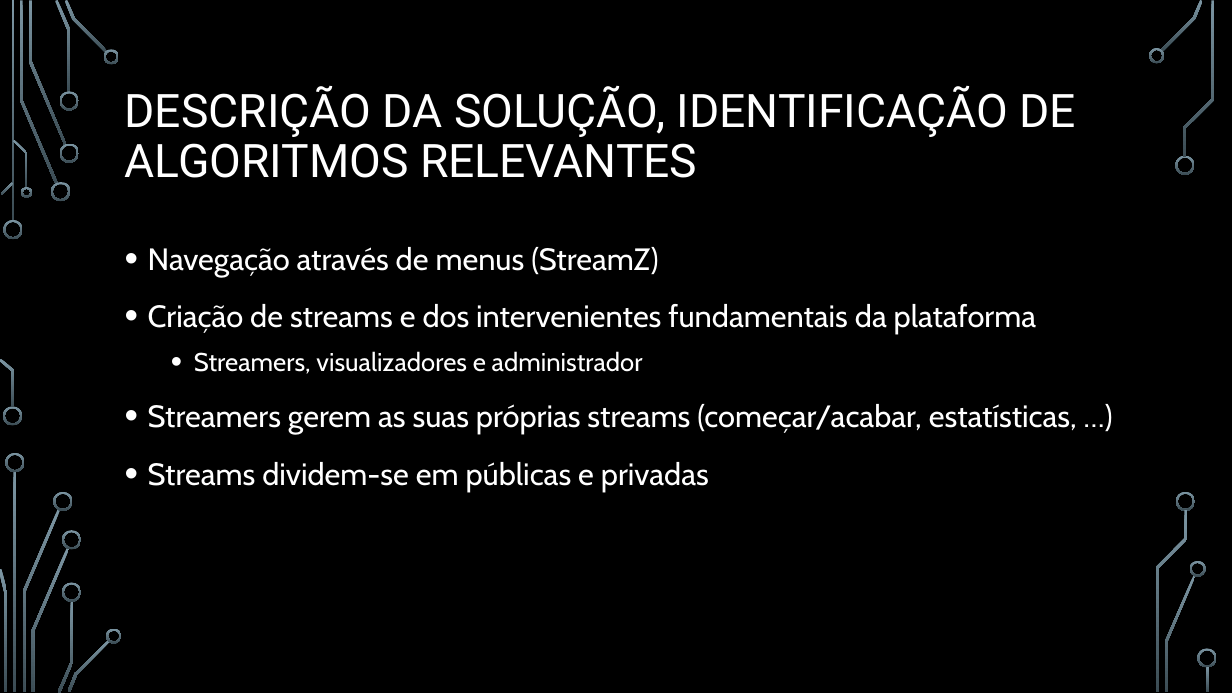
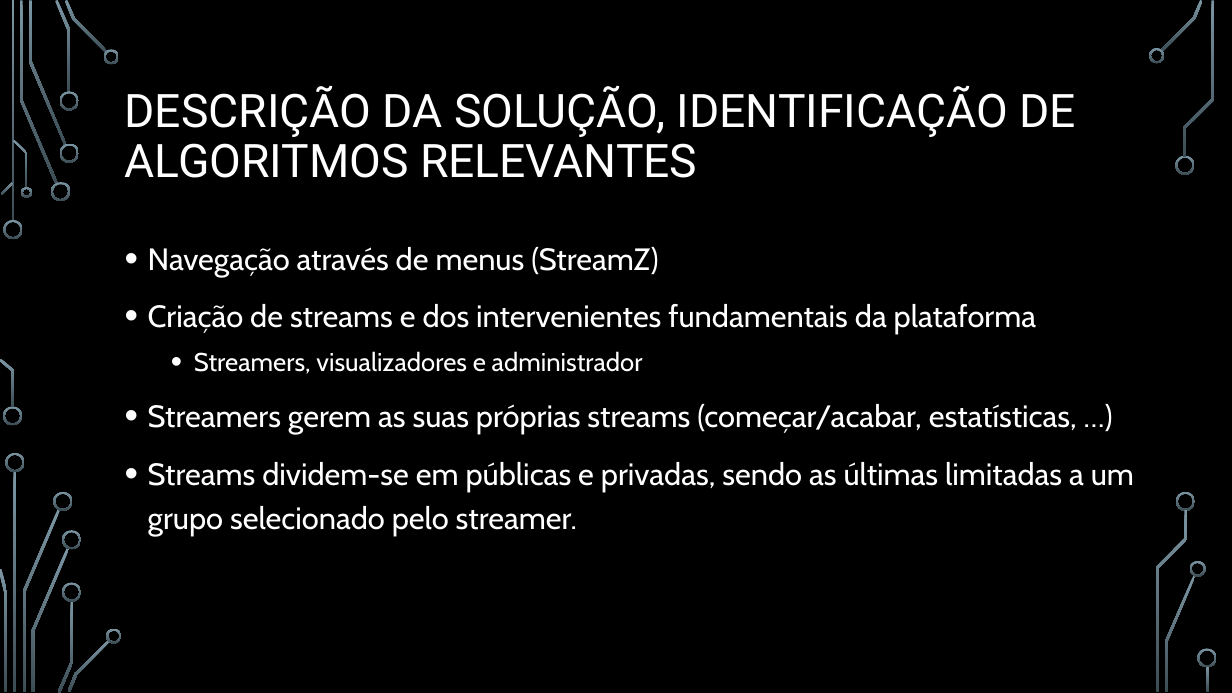
Before and after one commit to BrunoRosendo/StreamZ-AEDA-proj-, a slide deck: slide 4 of StreamZ.pptx. Drawn at 1232x693 pixels with LibreOffice and Linux fonts; fonts in the diff are those of the drawing; background and template pictures are left out. Boxes give left, top, right and bottom in pixels: in the first picture for what was removed or moved away, otherwise in the second. Text is boxed around its words. In the diff, an @@ line names an element or a change of style, - is before the commit and + after.

```diff
--- a/StreamZ.pptx
+++ b/StreamZ.pptx
@@ text at [148, 462, 1134, 536]: text changed @@
-• Streams dividem-se em públicas e privadas
+• Streams dividem-se em públicas e privadas, sendo as últimas limitadas a um grupo selecionado pelo streamer.
```
Also in this commit, not shown: 10 other slides changed, 3 slides added, 1 slide removed.
